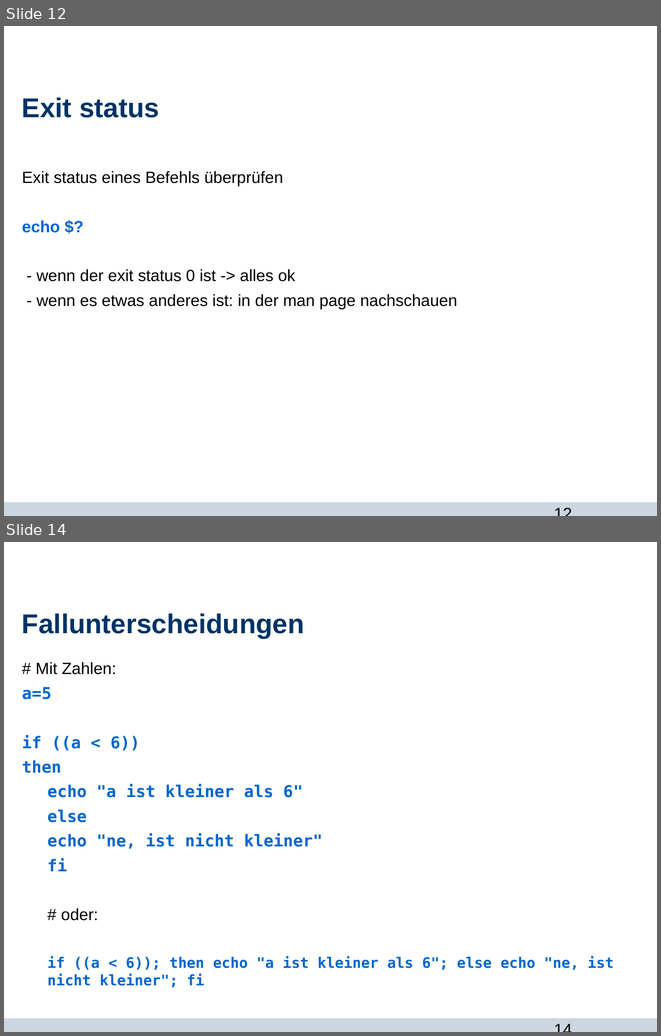
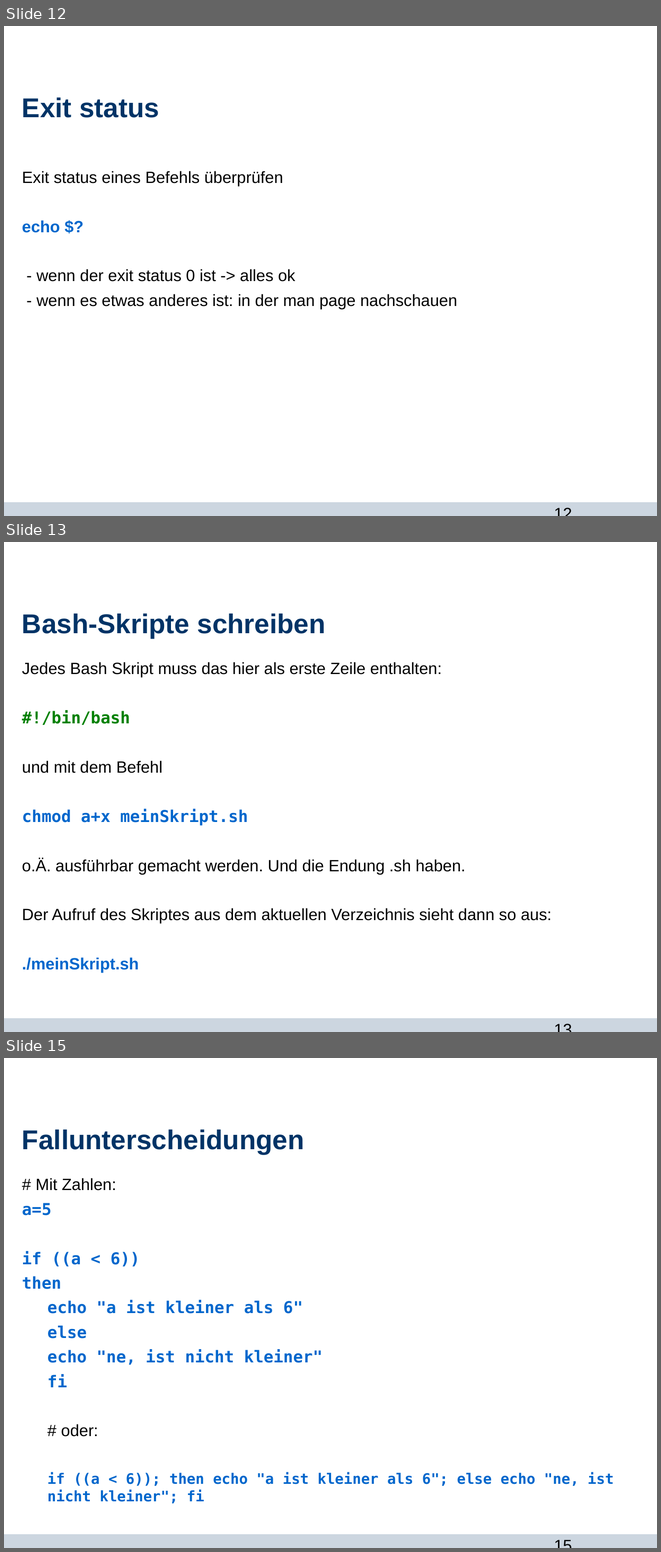
Before and after one commit to Jane333/git, a slide deck: bash_und_du.odp. Shown one above the other, each under a label of ours: slides 12 and 14 before the commit, slides 12, 13 and 15 after it; the slides between them are not shown. The pictures are 661x1036 and 661x1552 pixels, drawn with LibreOffice and Linux fonts; fonts in the diff are those of the drawing; background and template pictures are left out. Boxes give left, top, right and bottom in pixels: in the first picture for what was removed or moved away, otherwise in the second. Text is boxed around its words. In the diff, an @@ line names an element or a change of style, - is before the commit and + after.

Commit message:
bash-Vortrag ergaenzt

```diff
--- a/bash_und_du.odp
+++ b/bash_und_du.odp
@@ slide 13 added at (4, 542, 657, 1032), background #FFFFFF; not listed: 2 template elements that a slide beside it also shows @@
@@ title added at (22, 613, 325, 638), 30 pt, text #003366, bold @@
+Bash-Skripte schreiben
@@ text added at (22, 662, 551, 923), 18 pt, text #000000 @@
+Jedes Bash Skript muss das hier als erste Zeile enthalten:
+#!/bin/bash
+und mit dem Befehl
+chmod a+x meinSkript.sh
+o.Ä. ausführbar gemacht werden. Und die Endung .sh haben.
+Der Aufruf des Skriptes aus dem aktuellen Verzeichnis sieht dann so aus:
+./meinSkript.sh
@@ what was slide 14 is now slide 15 @@
@@ page number at (547, 1531, 635, 1548): text changed @@
-14
+15
```
Also in this commit, not shown: 6 slides changed.
